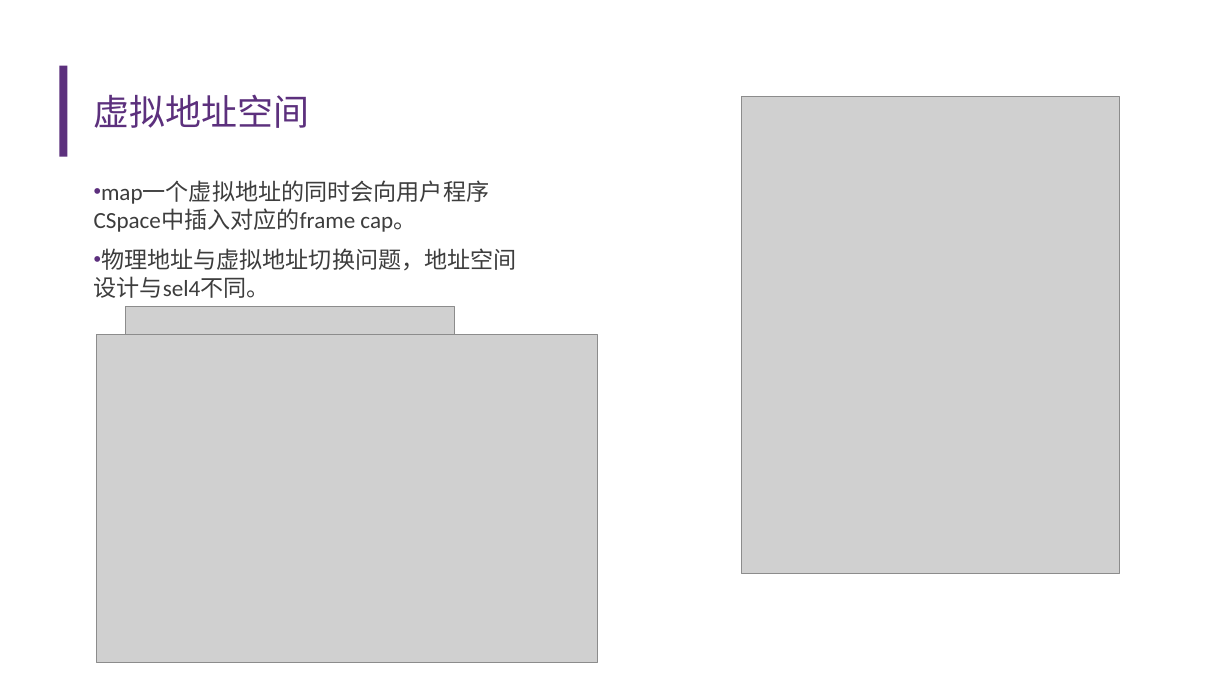
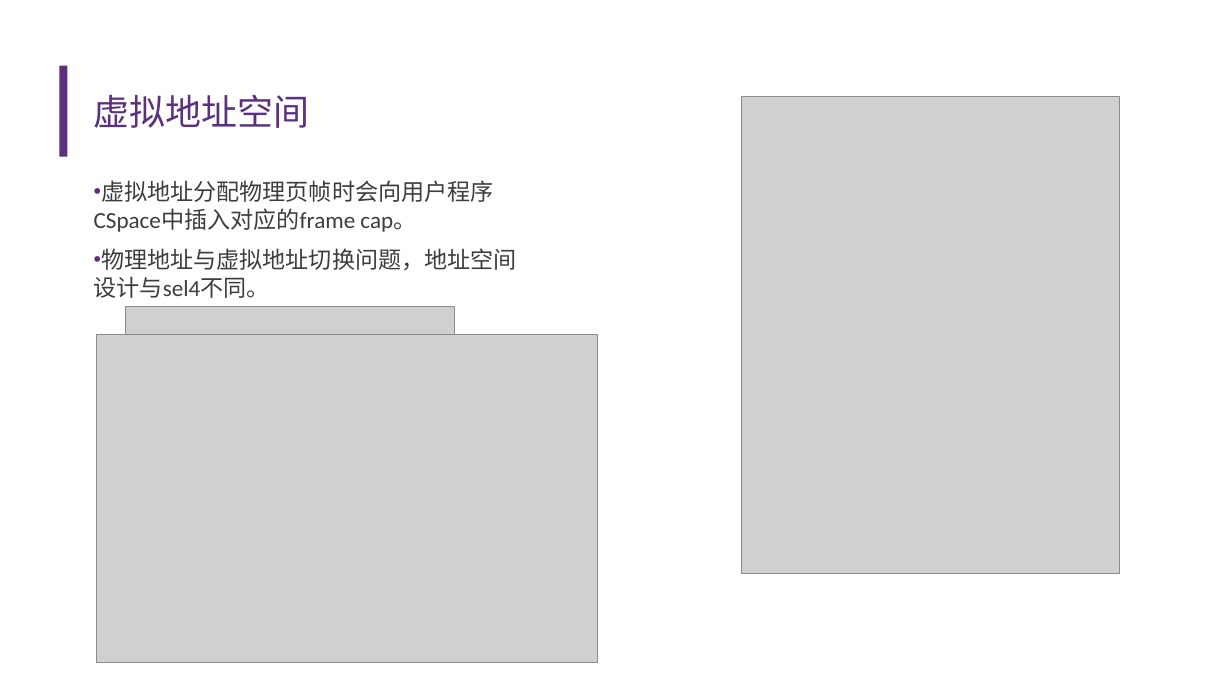
Before and after one commit to llh730/seL4-rust-implement, a slide deck: slide 8 of record/中期答辩——李龙昊.pptx. Drawn at 1232x693 pixels with LibreOffice and Linux fonts; fonts in the diff are those of the drawing; grey boxes stand for pictures; background and template pictures are left out. Boxes give left, top, right and bottom in pixels: in the first picture for what was removed or moved away, otherwise in the second. Text is boxed around its words. In the diff, an @@ line names an element or a change of style, - is before the commit and + after.

```diff
--- a/record/中期答辩——李龙昊.pptx
+++ b/record/中期答辩——李龙昊.pptx
@@ text at box(94, 180, 494, 232): text changed @@
-• map一个虚拟地址的同时会向用户程序CSpace中插入对应的frame cap。
+• 虚拟地址分配物理页帧时会向用户程序CSpace中插入对应的frame cap。
```
Also in this commit, not shown: 7 other slides changed, 1 slide removed, 9 other files.
